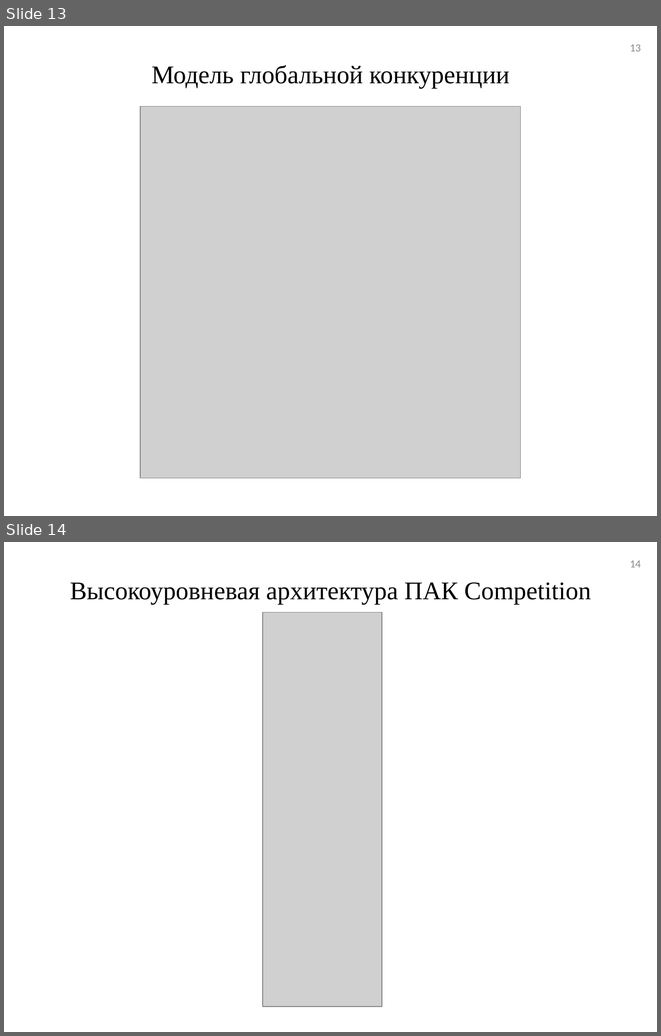
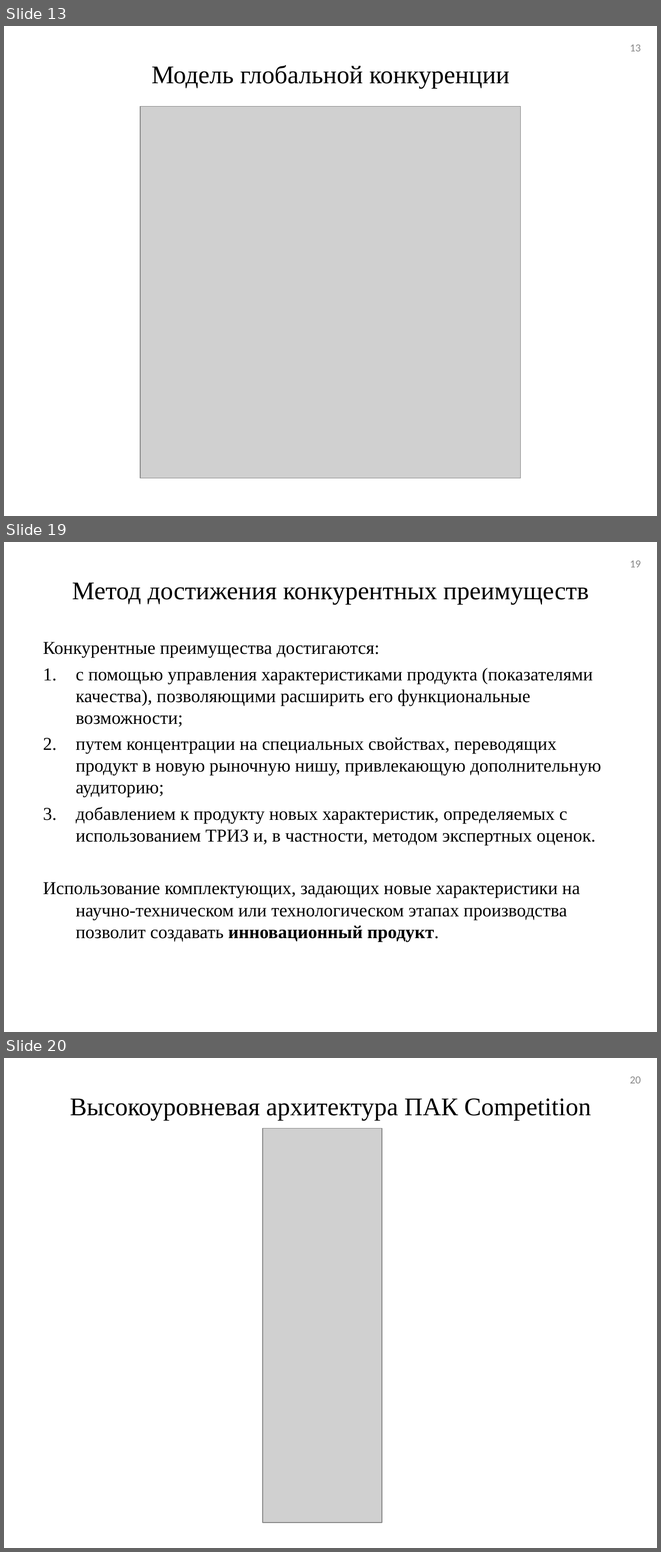
Before and after one commit to tehdoorsareopen/science, a slide deck: Предзащита/Презентация/Презентация_v01.ppt. Shown one above the other, each under a label of ours: slides 13 and 14 before the commit, slides 13, 19 and 20 after it; the slides between them are not shown. The pictures are 661x1036 and 661x1552 pixels, drawn with LibreOffice and Linux fonts; fonts in the diff are those of the drawing; grey boxes stand for pictures. Boxes give left, top, right and bottom in pixels: in the first picture for what was removed or moved away, otherwise in the second. Text is boxed around its words. In the diff, an @@ line names an element or a change of style, - is before the commit and + after.

```diff
--- a/Предзащита/Презентация/Презентация_v01.ppt
+++ b/Предзащита/Презентация/Презентация_v01.ppt
@@ slide 19 added at (x1=4, y1=542, x2=657, y2=1032), background #FFFFFF @@
@@ page number added at (x1=630, y1=561, x2=641, y2=567), 12 pt, text #898989 @@
+19
@@ title added at (x1=72, y1=582, x2=589, y2=605), 28 pt, text #000000 @@
+Метод достижения конкурентных преимуществ
@@ text added at (x1=43, y1=642, x2=601, y2=942), 20 pt, text #000000 @@
+Конкурентные преимущества достигаются:
+1. с помощью управления характеристиками продукта (показателями качества), позволяющими расширить его функциональные возможности;
+2. путем концентрации на специальных свойствах, переводящих продукт в новую рыночную нишу, привлекающую дополнительную аудиторию;
+3. добавлением к продукту новых характеристик, определяемых с использованием ТРИЗ и, в частности, методом экспертных оценок.
+Использование комплектующих, задающих новые характеристики на научно-техническом или технологическом этапах производства позволит создавать инновационный продукт.
@@ what was slide 14 is now slide 20 @@
@@ page number at (x1=630, y1=1077, x2=641, y2=1083): text changed @@
-14
+20
```
Also in this commit, not shown: 6 other slides added, 1 slide removed, 1 other file.
